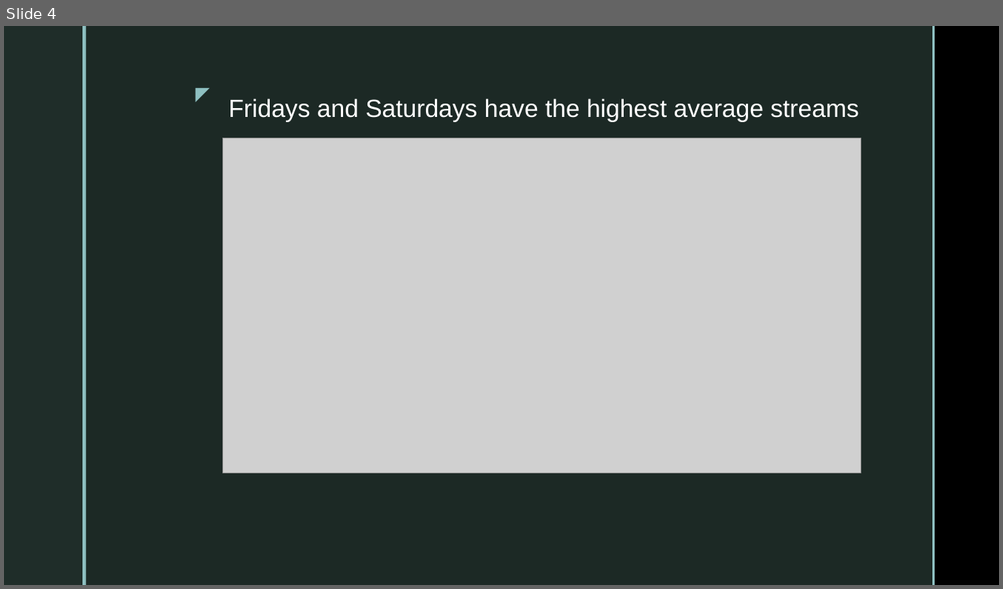
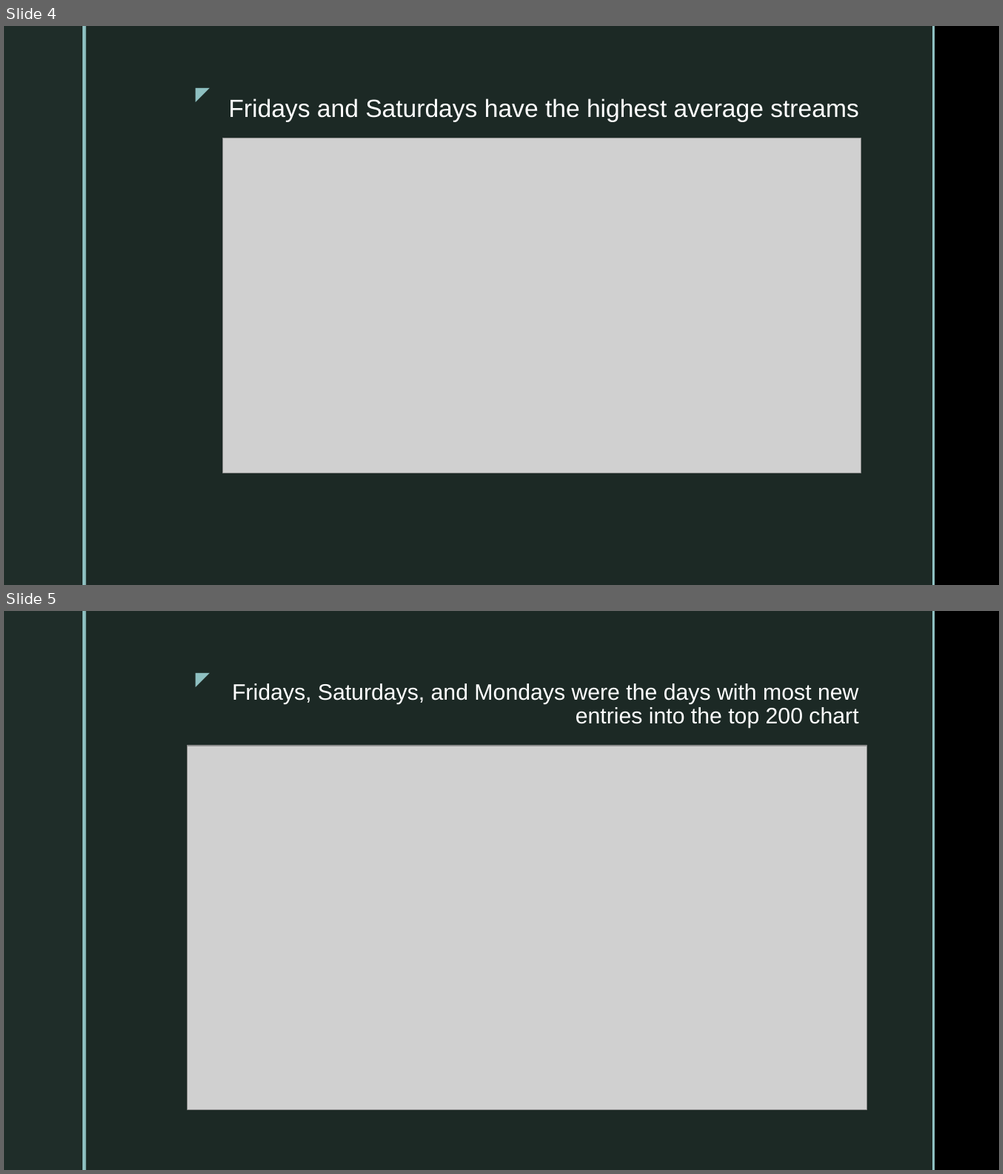
Before and after one commit to dynacao/streaming_spotify, a slide deck: presentation_spotify_YC.pptx. Shown one above the other, each under a label of ours: slide 4 before the commit, slides 4 and 5 after it. The pictures are 1003x589 and 1003x1174 pixels, drawn with LibreOffice and Linux fonts; fonts in the diff are those of the drawing; grey boxes stand for pictures; background and template pictures are left out. Boxes give left, top, right and bottom in pixels: in the first picture for what was removed or moved away, otherwise in the second. Text is boxed around its words. In the diff, an @@ line names an element or a change of style, - is before the commit and + after.

```diff
--- a/presentation_spotify_YC.pptx
+++ b/presentation_spotify_YC.pptx
@@ slide 5 added at (x1=4, y1=611, x2=999, y2=1170), background picture (left out); not listed: 5 template elements that a slide beside it also shows @@
@@ title added at (x1=232, y1=684, x2=858, y2=729), 21.6 pt, text #FFFFFF @@
+Fridays, Saturdays, and Mondays were the days with most new entries into the top 200 chart
@@ picture added at (x1=188, y1=746, x2=867, y2=1111) @@
```
Also in this commit, not shown: 1 slide changed, 1 slide removed, 1 other file.
